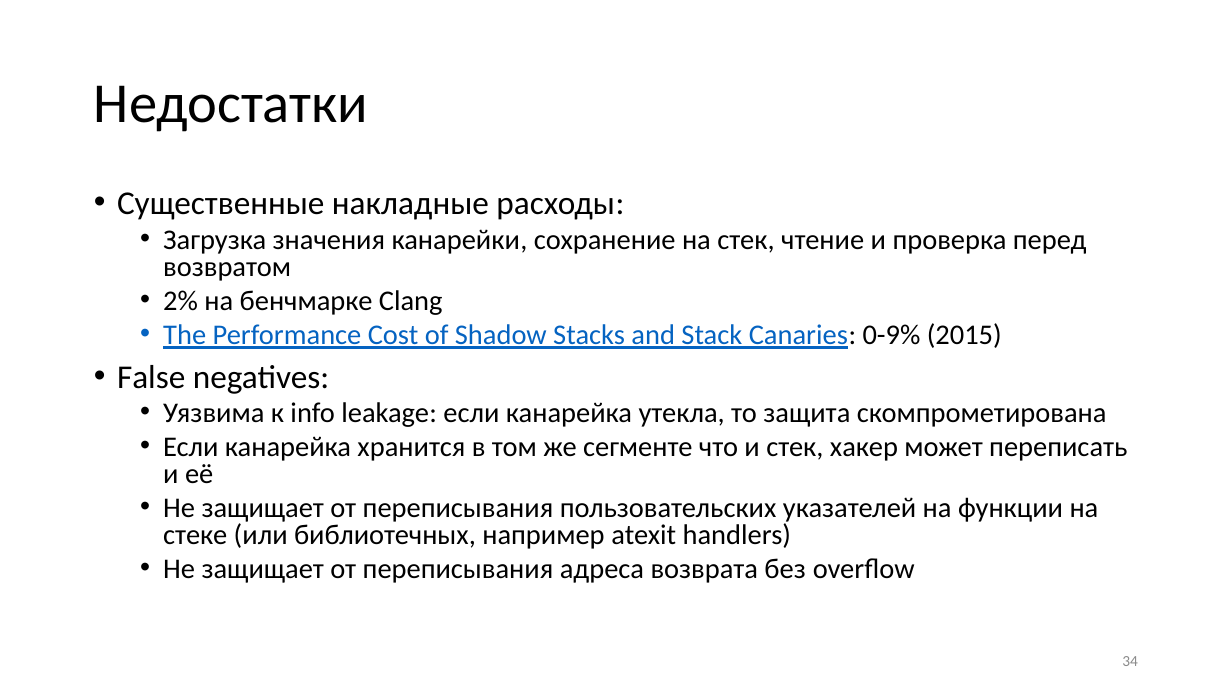
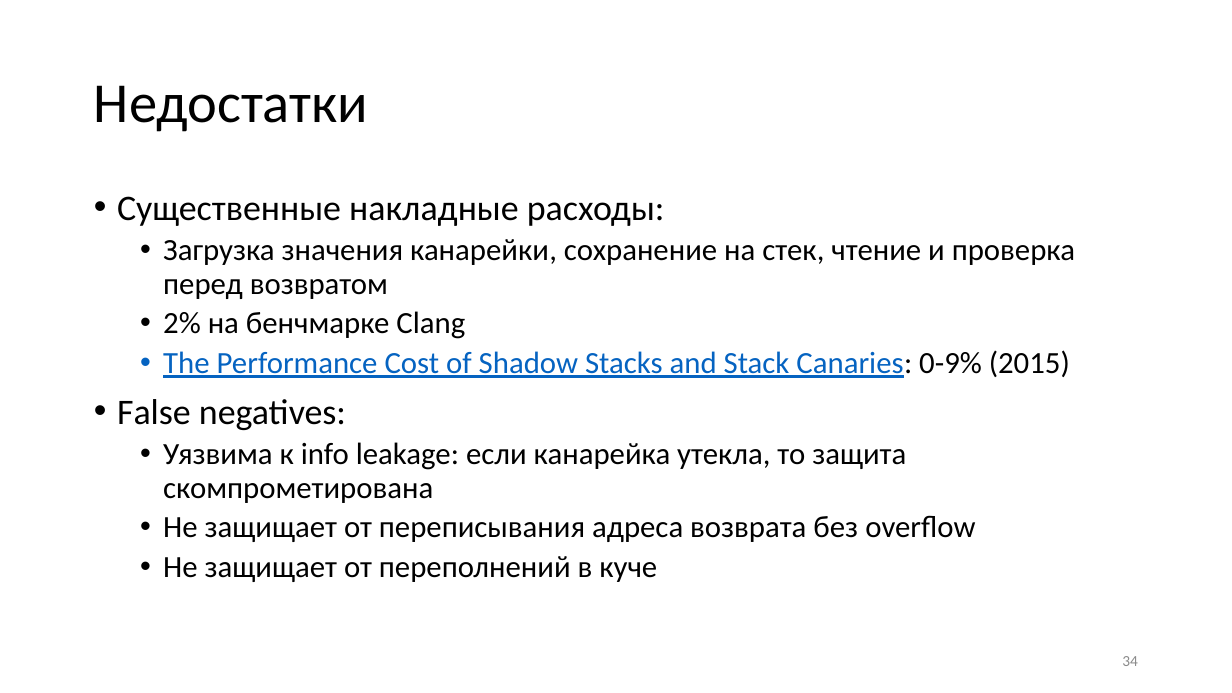
Before and after one commit to yugr/slides, a slide deck: slide 34 of CppZeroCost/2025/RU.pptx. Drawn at 1232x693 pixels with LibreOffice and Linux fonts; fonts in the diff are those of the drawing. Boxes give left, top, right and bottom in pixels: in the first picture for what was removed or moved away, otherwise in the second. Text is boxed around its words. In the diff, an @@ line names an element or a change of style, - is before the commit and + after.

```diff
--- a/CppZeroCost/2025/RU.pptx
+++ b/CppZeroCost/2025/RU.pptx
@@ text at box(117, 196, 1075, 542): size 25.9 to 28 pt in "Существенные накладные расходы:", "False negatives:"; size 22.2 to 24 pt in "Загрузка значения канарейки, сохранение на стек, чтение ...", "2% на бенчмарке Clang", "The Performance Cost of Shadow Stacks and ...", "Уязвима к info leakage: если канарейка утекла, ..." and 1 more places; line spacing 0.8 to 0.9 @@
@@ text at box(163, 436, 1127, 549): paragraphs removed @@
-  • Если канарейка хранится в том же сегменте что и стек, хакер может переписать и её
-  • Не защищает от переписывания пользовательских указателей на функции на стеке (или библиотечных, например atexit handlers)
@@ text at box(163, 556, 657, 582): paragraph added @@
+  • Не защищает от переполнений в куче
```
Also in this commit, not shown: 32 other slides changed, 3 other files.
